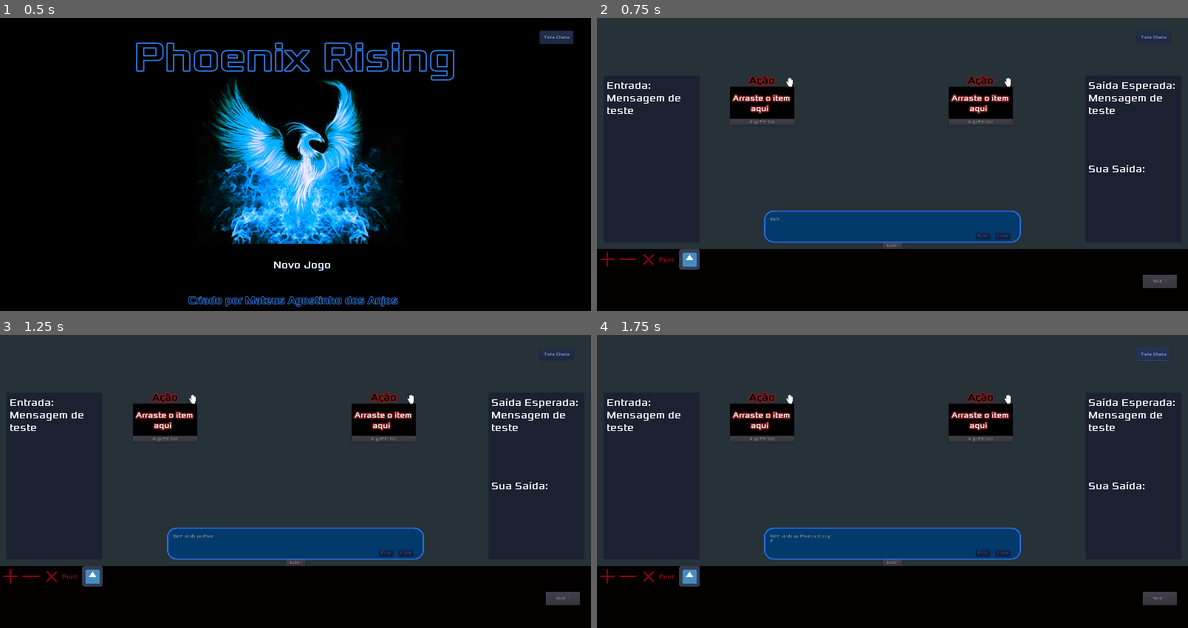
Above: before the commit, frames 1-4 (two rows, left to right).
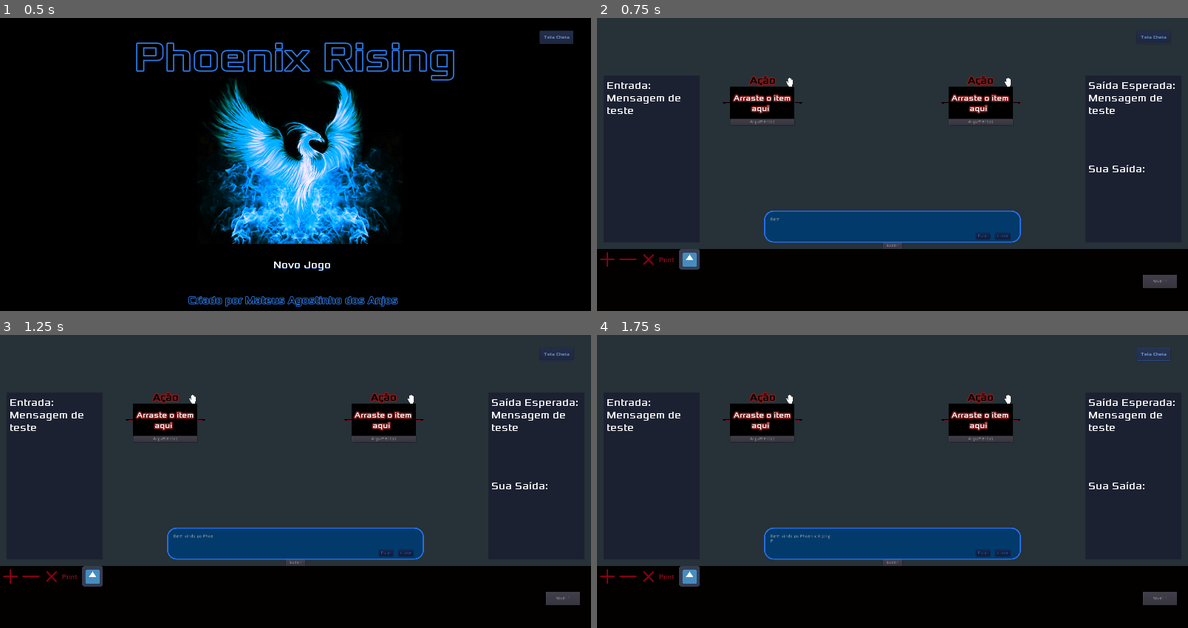
Above: after the commit, the same moments.

Repository: MateusdosAnjos/MAC0499
Game: Godot game, scene res://TelaInicial/TitleScreen.tscn
The game is run twice, just before and just after one commit, with the same random seed, the same clock (stepped at 60 frames per second) and the same inputs.
Inputs:
- Up to frame 1 (0.5 s): no input
- Up to frame 2 (0.75 s): click "Novo Jogo" at 0.5 s
- Up to frame 3 (1.25 s): no input
- Up to frame 4 (1.75 s): click "Tela Cheia" at 1.25 s

Frame 1 is identical in both runs. In frame 2, 0.3% of the frame differs, in the area x 21-72%, y 19-37%; in frame 3, 0.3%; in frame 4, 0.3%.

Commit message:
InputOutput areas definidas

Diff:
--- a/Phoenix Rising/ActionSpace/MovableActionSpace.gd
+++ b/Phoenix Rising/ActionSpace/MovableActionSpace.gd
@@ -3,7 +3,7 @@
 signal entered_tree(node_name)
 
 var mouseIn = false
-onready var HandSprite = get_node("Area2D/OpenCloseHand")
+onready var HandSprite = get_node("ClickDragArea/OpenCloseHand")
 
 func _ready():
     emit_signal("entered_tree", get_name())
@@ -29,3 +29,12 @@
     HandSprite.stop()
     HandSprite.set_frame(0)
     mouseIn = false
+
+
+
+func _on_InputArea_area_shape_entered(area_id, area, area_shape, self_shape):
+    print("Opa Input")
+
+
+func _on_OutputArea_area_shape_entered(area_id, area, area_shape, self_shape):
+    print("Opa Output")
--- a/Phoenix Rising/ActionSpace/MovableActionSpace.tscn
+++ b/Phoenix Rising/ActionSpace/MovableActionSpace.tscn
@@ -1,10 +1,10 @@
-[gd_scene load_steps=7 format=2]
+[gd_scene load_steps=10 format=2]
 
 [ext_resource path="res://ActionSpace/MovableActionSpace.gd" type="Script" id=1]
 [ext_resource path="res://ActionSpace/ActionSpace.tscn" type="PackedScene" id=2]
 [ext_resource path="res://Acessorios/art/open_hand_icon.png" type="Texture" id=3]
 [ext_resource path="res://Acessorios/art/closed_hand_icon.png" type="Texture" id=4]
-
+[ext_resource path="res://Acessorios/art/arrow.png" type="Texture" id=5]
 
 [sub_resource type="SpriteFrames" id=1]
 animations = [ {
@@ -17,24 +17,55 @@
 [sub_resource type="RectangleShape2D" id=2]
 extents = Vector2( 9.50925, 11.8146 )
 
+[sub_resource type="RectangleShape2D" id=3]
+extents = Vector2( 15.1503, 5.34275 )
+
+[sub_resource type="RectangleShape2D" id=4]
+extents = Vector2( 15.0111, 5.34275 )
+
 [node name="MovableActionSpace" type="Node2D"]
 script = ExtResource( 1 )
 
 [node name="ActionSpace" parent="." instance=ExtResource( 2 )]
-margin_left = -185.794
-margin_top = 14.2919
-margin_right = 14.2057
-margin_bottom = 114.292
+margin_left = -185.0
+margin_top = 14.0
+margin_right = 15.0
+margin_bottom = 114.0
 
-[node name="Area2D" type="Area2D" parent="."]
+[node name="ClickDragArea" type="Area2D" parent="."]
 
-[node name="OpenCloseHand" type="AnimatedSprite" parent="Area2D"]
+[node name="OpenCloseHand" type="AnimatedSprite" parent="ClickDragArea"]
 scale = Vector2( 0.025, 0.028 )
 frames = SubResource( 1 )
 animation = "open_close_hand"
 
-[node name="CollisionShape2D" type="CollisionShape2D" parent="Area2D"]
+[node name="CollisionShape2D" type="CollisionShape2D" parent="ClickDragArea"]
 position = Vector2( 0, 2 )
 shape = SubResource( 2 )
-[connection signal="mouse_entered" from="Area2D" to="." method="_on_Area2D_mouse_entered"]
-[connection signal="mouse_exited" from="Area2D" to="." method="_on_Area2D_mouse_exited"]
+
+[node name="InputArea" type="Area2D" parent="."]
+
+[node name="InputCollisionShape" type="CollisionShape2D" parent="InputArea"]
+position = Vector2( -200, 64 )
+shape = SubResource( 3 )
+
+[node name="Sprite" type="Sprite" parent="InputArea"]
+position = Vector2( -199.553, 64 )
+scale = Vector2( 0.11584, 0.0448923 )
+texture = ExtResource( 5 )
+
+[node name="OutputArea" type="Area2D" parent="."]
+
+[node name="OutputCollisionShape" type="CollisionShape2D" parent="OutputArea"]
+position = Vector2( 30, 64 )
+shape = SubResource( 4 )
+
+[node name="Sprite" type="Sprite" parent="OutputArea"]
+position = Vector2( 30, 64 )
+scale = Vector2( 0.116, 0.045 )
+texture = ExtResource( 5 )
+flip_h = true
+[connection signal="mouse_entered" from="ClickDragArea" to="." method="_on_Area2D_mouse_entered"]
+[connection signal="mouse_exited" from="ClickDragArea" to="." method="_on_Area2D_mouse_exited"]
+[connection signal="area_shape_entered" from="InputArea" to="." method="_on_InputArea_area_shape_entered"]
+[connection signal="area_shape_entered" from="OutputArea" to="." method="_on_OutputArea_area_shape_entered"]
--- a/Phoenix Rising/Tutorial/Tutorial.tscn
+++ b/Phoenix Rising/Tutorial/Tutorial.tscn
@@ -7,7 +7,6 @@
 [ext_resource path="res://ItensDoJogo/Inventory.tscn" type="PackedScene" id=5]
 [ext_resource path="res://ActionSpace/MovableActionSpace.tscn" type="PackedScene" id=6]
 [ext_resource path="res://UsersGuide/UsersGuide.tscn" type="PackedScene" id=7]
-
 
 [node name="Tutorial" type="Control"]
 script = ExtResource( 1 )
